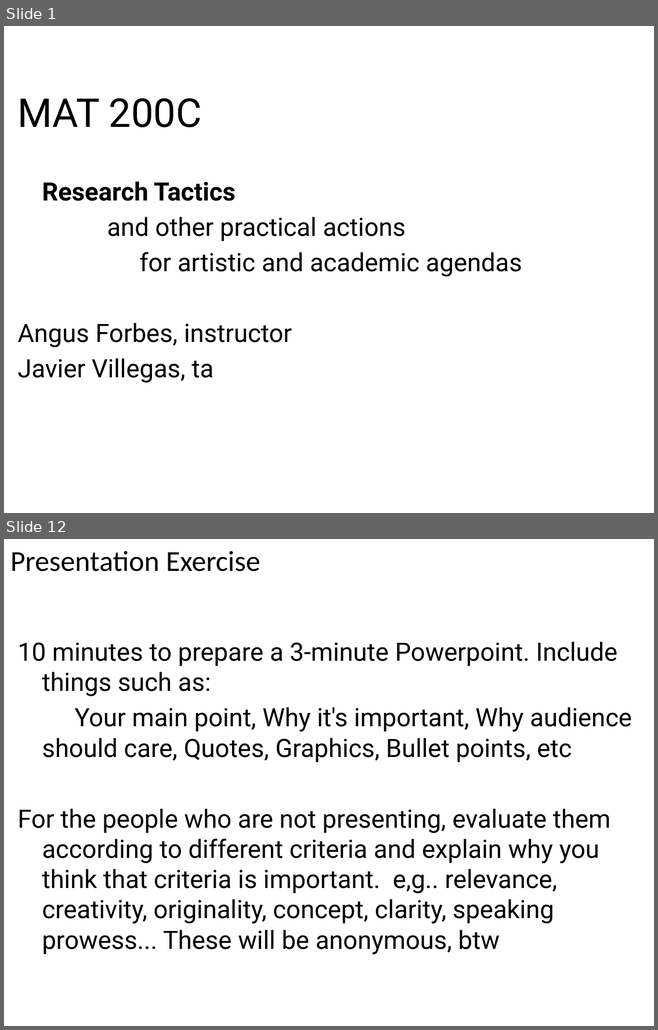
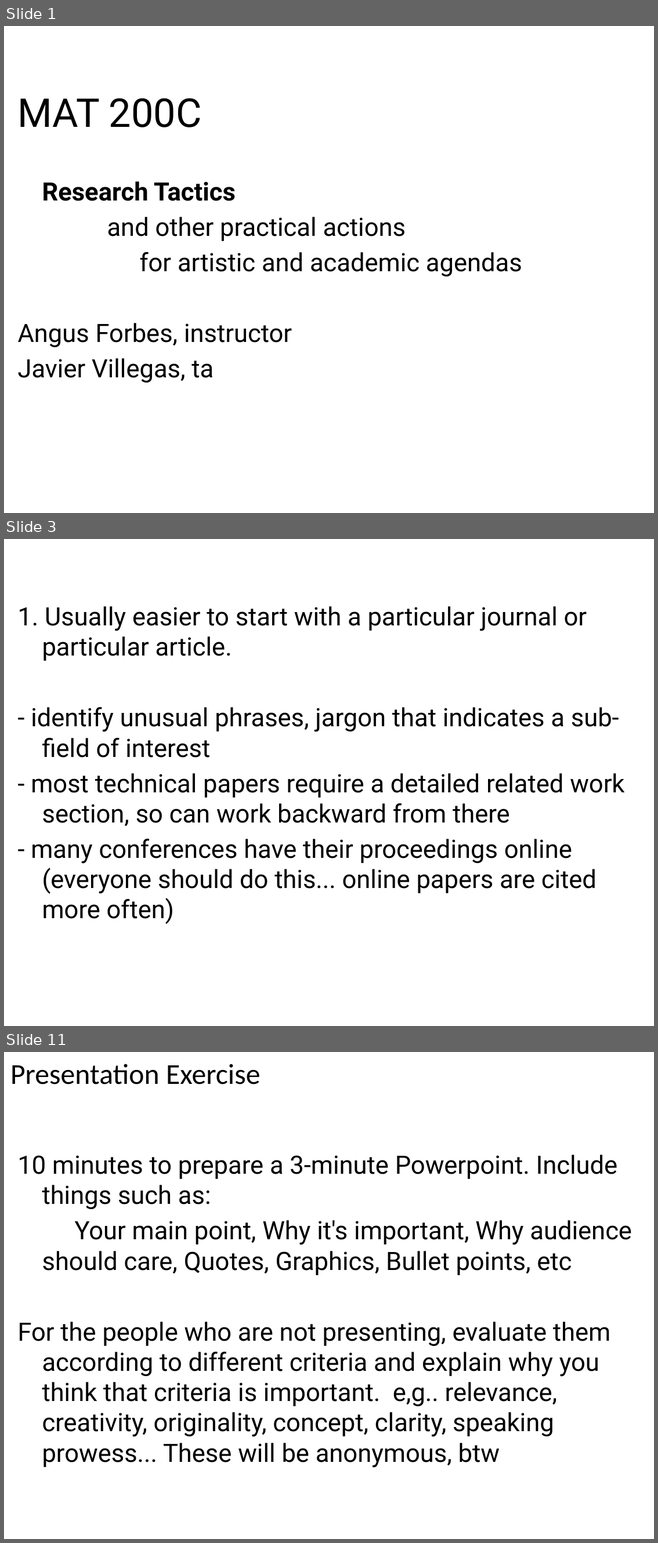
Before and after one commit to angusforbes/mat200c, a slide deck: slides/week2_day1.pptx. Shown one above the other, each under a label of ours: slides 1 and 12 before the commit, slides 1, 3 and 11 after it; the slides between them are not shown. The pictures are 658x1030 and 658x1543 pixels, drawn with LibreOffice and Linux fonts; fonts in the diff are those of the drawing. Boxes give left, top, right and bottom in pixels: in the first picture for what was removed or moved away, otherwise in the second. Text is boxed around its words. In the diff, an @@ line names an element or a change of style, - is before the commit and + after.

```diff
--- a/slides/week2_day1.pptx
+++ b/slides/week2_day1.pptx
@@ slide 3 added at box(4, 539, 654, 1026), background #FFFFFF @@
@@ text added at box(18, 606, 624, 924), 28 pt, text #000000 @@
+1. Usually easier to start with a particular journal or particular article.
+- identify unusual phrases, jargon that indicates a sub-field of interest
+- most technical papers require a detailed related work section, so can work backward from there
+- many conferences have their proceedings online (everyone should do this... online papers are cited more often)
@@ what was slide 12 is now slide 11 @@
```
Also in this commit, not shown: 2 slides changed, 7 other slides added, 10 slides removed, 4 other files.
